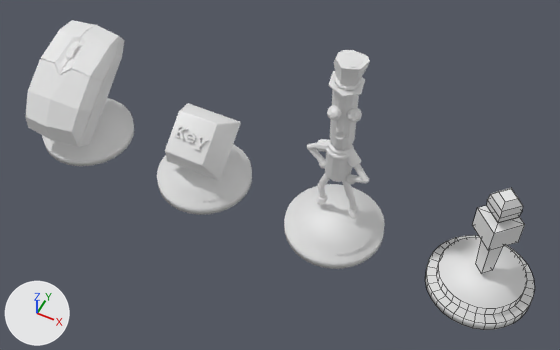
One commit to the Blender file src/webgl/button/buttons.blend: the scene before it, then after it.
Camera for both pictures: a camera (50 mm lens) standing at (4.85, -9.13, 12.4) and looking at (0.51, -0.44, 1.54). Lighting does not change. The marker at lower left points along +X, +Y and +Z. Mesh edges are drawn as thin lines on the coarser meshes.

Objects in the first picture: 'keyboard', 'motion', 'mouse', 'sound'.
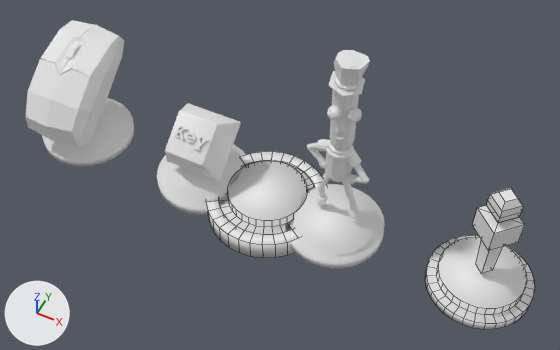
The edits, one by one:
Mesh me_socleoutside is new.
It has 128 vertices, 128 faces and spans x -1.26..1.26, y -1.26..1.26, z -0.21..0.21.
Mesh me_socleinside is new.
It has 128 vertices, 98 faces and spans x -1.0..1.0, y -1.0..1.0, z 0.0..0.4.
Object 'socleoutside' (ob_socleoutside) is new; it shows me_socleoutside.
Its location is (0.0, 0.0, 0.0).
Object 'socleinside' (ob_socleinside) is new; it shows me_socleinside.
Its location is (0.0, 0.0, 0.0).

Boxes [x1, y1, x2, y2] around the edits, measured in the pictures (560 x 350 px):
'socleinside', added: after [220, 161, 314, 235]
'socleoutside', added: after [206, 151, 322, 258]
